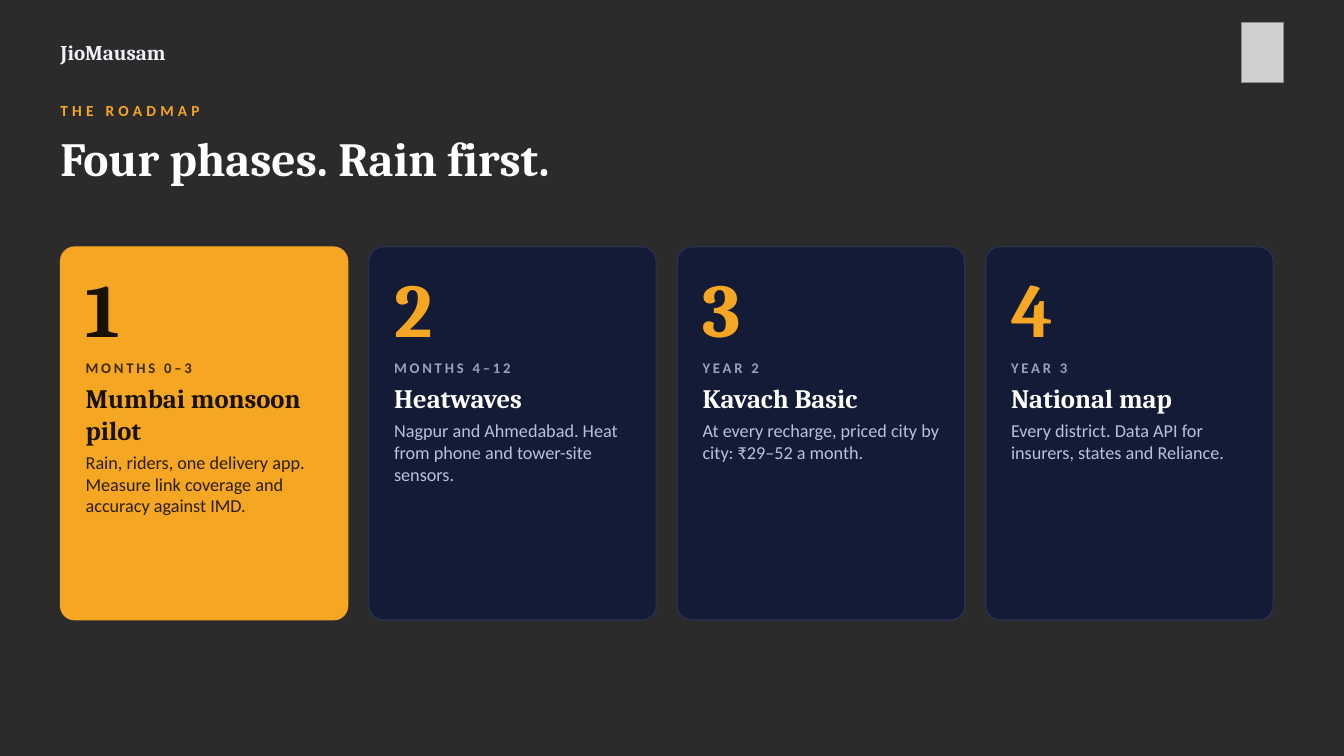
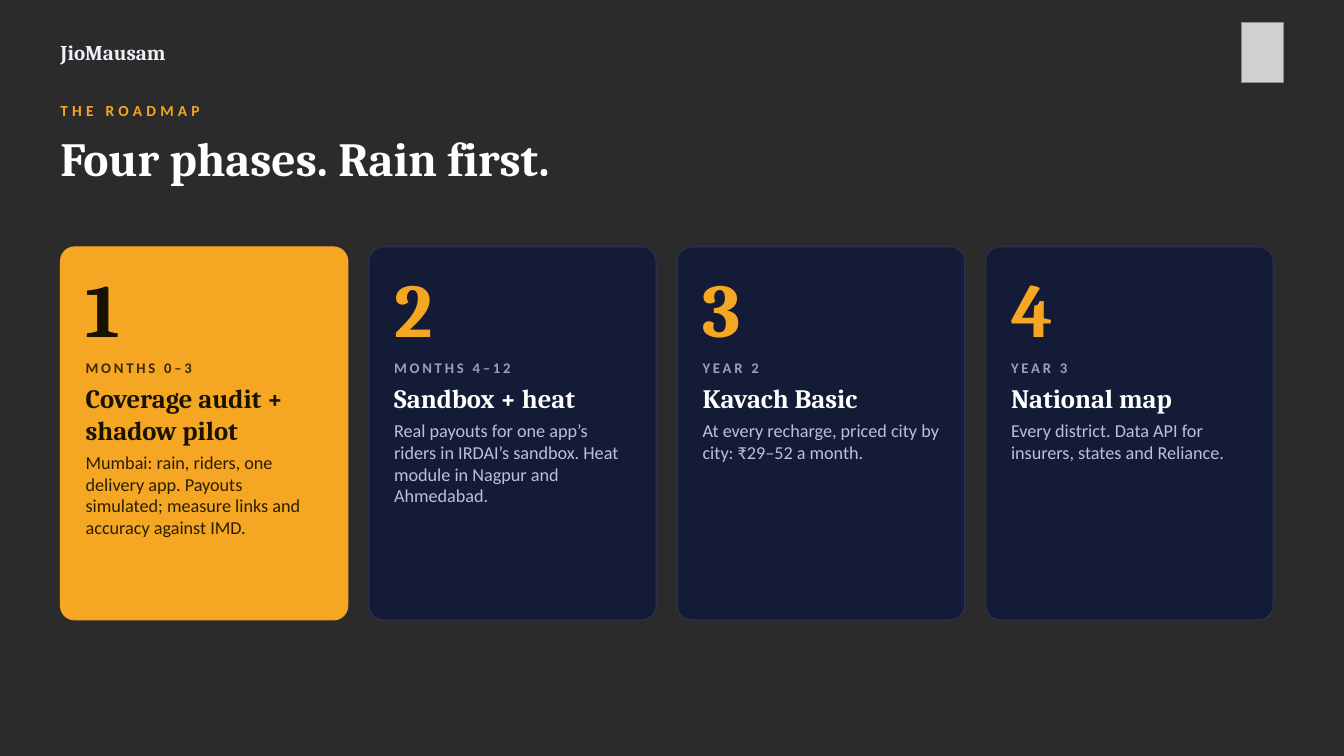
Before and after one commit to ArnavShkl/market-research-agent, a slide deck: slide 8 of reliance-tup-xii/JioMausam_3min_Presentation.pptx. Drawn at 1344x756 pixels with LibreOffice and Linux fonts; fonts in the diff are those of the drawing; grey boxes stand for pictures; background and template pictures are left out; a plain dark background stands for a picture behind light text. Boxes give left, top, right and bottom in pixels: in the first picture for what was removed or moved away, otherwise in the second. Text is boxed around its words. In the diff, an @@ line names an element or a change of style, - is before the commit and + after.

```diff
--- a/reliance-tup-xii/JioMausam_3min_Presentation.pptx
+++ b/reliance-tup-xii/JioMausam_3min_Presentation.pptx
@@ text at (86,389,300,537): text changed @@
-Mumbai monsoon pilot
-Rain, riders, one delivery app. Measure link coverage and accuracy against IMD.
+Coverage audit + shadow pilot
+Mumbai: rain, riders, one delivery app. Payouts simulated; measure links and accuracy against IMD.
@@ text at (394,389,618,502): text changed @@
-Heatwaves
-Nagpur and Ahmedabad. Heat from phone and tower-site sensors.
+Sandbox + heat
+Real payouts for one app’s riders in IRDAI’s sandbox. Heat module in Nagpur and Ahmedabad.
```
Also in this commit, not shown: 2 other slides changed, 12 other files.
